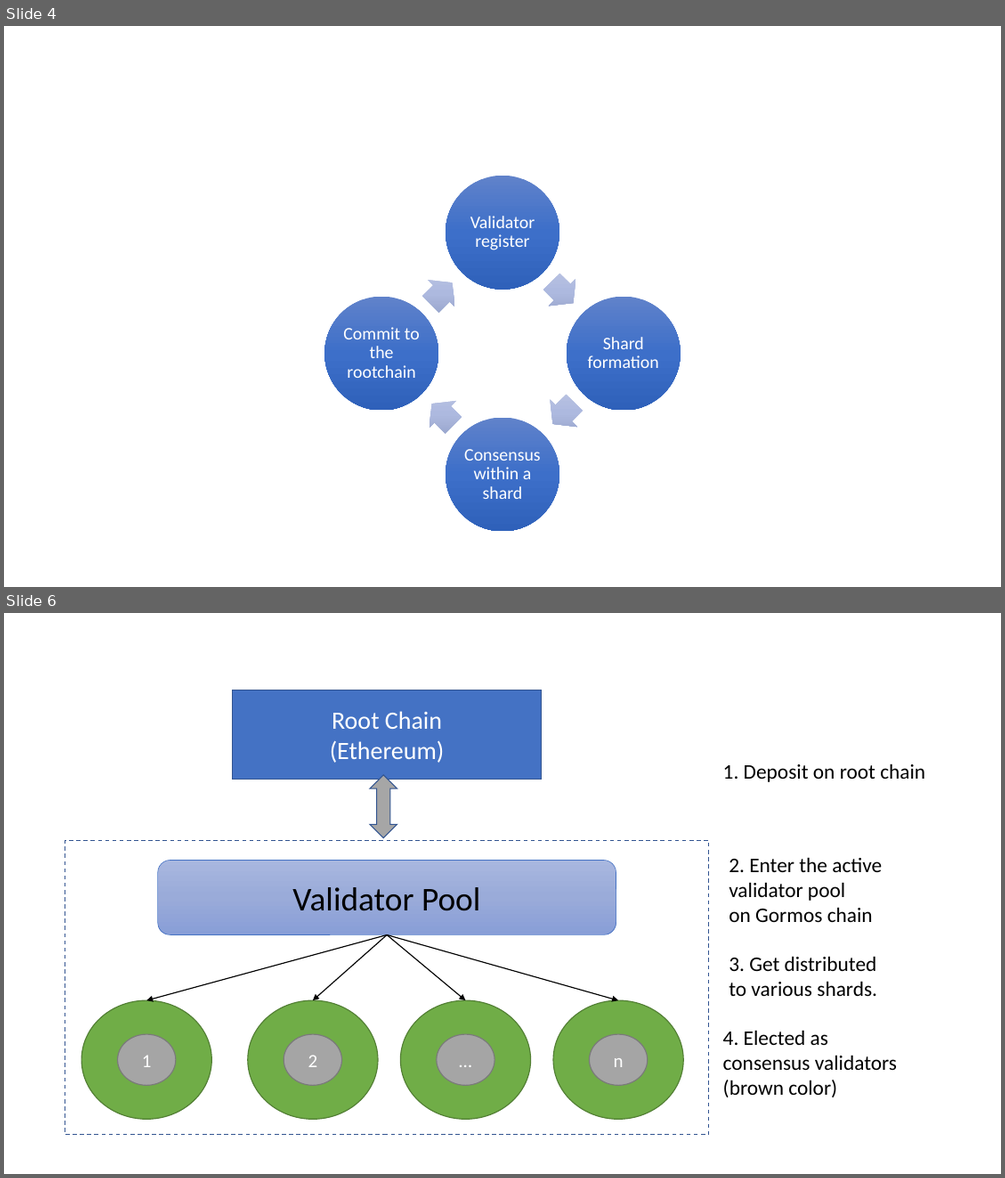
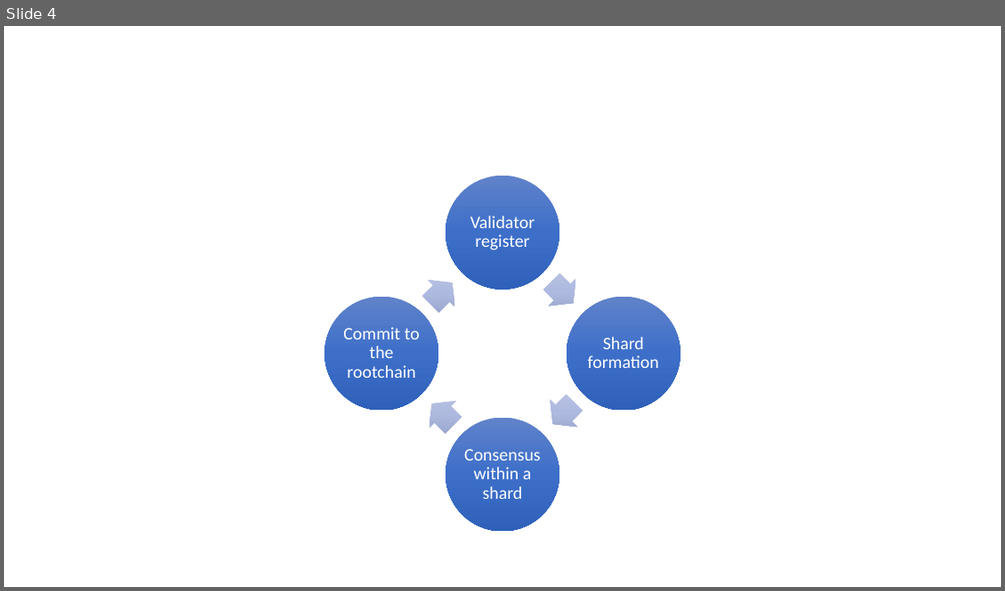
Before and after one commit to team-crypto/gormos-whitepaper-jp, a slide deck: images/gormos.pptx. Shown one above the other, each under a label of ours: slides 4 and 6 before the commit, slide 4 after it; the slides between them are not shown. The pictures are 1005x1178 and 1005x591 pixels, drawn with LibreOffice and Linux fonts; fonts in the diff are those of the drawing. Boxes give left, top, right and bottom in pixels: in the first picture for what was removed or moved away, otherwise in the second. Text is boxed around its words. In the diff, an @@ line names an element or a change of style, - is before the commit and + after.

```diff
--- a/images/gormos.pptx
+++ b/images/gormos.pptx
@@ slide 6 removed at (x1=4, y1=613, x2=1001, y2=1174), background #FFFFFF @@
@@ rectangle removed at (x1=232, y1=690, x2=541, y2=779) @@
-Root Chain
-(Ethereum)
@@ text removed at (x1=723, y1=763, x2=925, y2=782) @@
-1. Deposit on root chain
@@ up down arrow removed at (x1=370, y1=775, x2=396, y2=838) @@
@@ rectangle removed at (x1=65, y1=840, x2=708, y2=1135) @@
@@ rounded rectangle removed at (x1=158, y1=860, x2=616, y2=934) @@
-Validator Pool
@@ text removed at (x1=728, y1=857, x2=882, y2=922) @@
-2. Enter the active
-validator pool
-on Gormos chain
@@ arrow removed from (387, 934) to (146, 1000) @@
@@ arrow removed from (387, 934) to (313, 1000) @@
@@ arrow removed from (387, 934) to (465, 1000) @@
@@ arrow removed from (387, 934) to (619, 1000) @@
@@ text removed at (x1=728, y1=956, x2=877, y2=996) @@
-3. Get distributed to various shards.
@@ ellipse removed at (x1=81, y1=1000, x2=212, y2=1119) @@
@@ ellipse removed at (x1=248, y1=1000, x2=378, y2=1119) @@
@@ ellipse removed at (x1=400, y1=1000, x2=531, y2=1119) @@
@@ ellipse removed at (x1=554, y1=1000, x2=684, y2=1119) @@
@@ ellipse removed at (x1=118, y1=1034, x2=176, y2=1085) @@
-1
@@ ellipse removed at (x1=283, y1=1034, x2=342, y2=1085) @@
-2
@@ ellipse removed at (x1=437, y1=1034, x2=494, y2=1085) @@
-…
@@ ellipse removed at (x1=590, y1=1034, x2=647, y2=1085) @@
-n
@@ text removed at (x1=723, y1=1030, x2=897, y2=1097) @@
-4. Elected as consensus validators (brown color)
```
Also in this commit, not shown: 1 slide changed, 2 slides added, 1 other slide removed, 6 other files.
